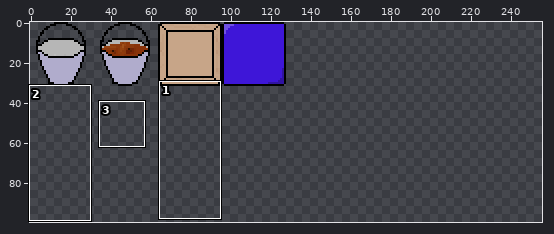
Sprite sheet -- assets/sprites/sheet.png. The picture above shows the old version from afar; the outline marks the close-up.
Close-up. First the earlier version:
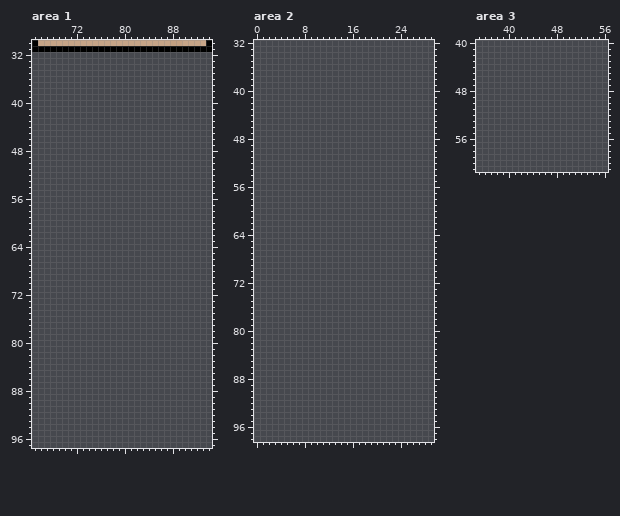
The file is 256x256 pixels. Colours within 5 levels of each other are drawn and written as one. Shown: area 1: x 65..94, y 30..97; area 2: x 0..29, y 32..98; area 3: x 35..56, y 40..61. The wide view leaves out empty margins. The commit also changed other parts of the picture, which this record leaves out.
And afterwards:
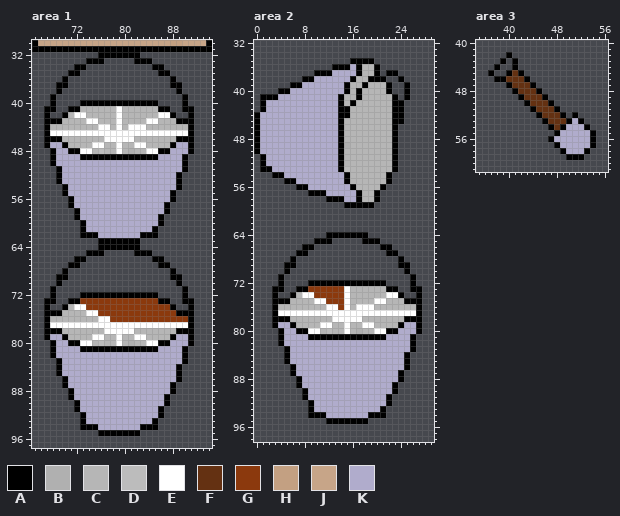
Palette (. is transparent): A #000000  B #b0b0b0  C #b6b6b6  D #bcbcbc  E #ffffff  F #643112  G #8b390d  H #c3a082  J #c7a588  K #b0accc
Changes in this commit:
Changed rows in their new state; - is an unchanged pixel.
Area 1:
first column x 67:
32 ---------AAAAAAA---------
33 -------AAA-----AAA-------
34 -----AA-----------AA-----
35 ----AA-------------AA----
36 ---A-----------------A---
37 --AA-----------------AA--
38 --A-------------------A--
39 -A---------------------A-
40 -A----AAAAAAAAAAAAA----A-
41 AA--AACCCCCCECCCCCCAA--AA
42 A--ACEECCCCCECCCCCCEEA--A
43 AAACCCCEECCCECCCCEECCCAAA
44 ACCCCCCCCEECECEEECCCCCCCA
45 AEEEEEEEEEEEEEEEEEEEEEEEA
46 AAACCCCCCCEEEEECCCCCCCAAA
47 AKKACCCCEECCECCEECCCCAKKA
48 -AKKAAEECDCCECBCCEEAAKKKA
49 -AKKKKAAAAAAAAAAAAAKKKKA-
50 -AKKKKKKKKKKKKKKKKKKKKKA-
51 --AKKKKKKKKKKKKKKKKKKKKA-
52 --AKKKKKKKKKKKKKKKKKKKA--
53 --AKKKKKKKKKKKKKKKKKKKA--
54 ---AKKKKKKKKKKKKKKKKKKA--
55 ---AKKKKKKKKKKKKKKKKKA---
56 ----AKKKKKKKKKKKKKKKKA---
57 ----AKKKKKKKKKKKKKKKA----
58 -----AKKKKKKKKKKKKKKA----
59 -----AKKKKKKKKKKKKKA-----
60 ------AKKKKKKKKKKKKA-----
61 ------AKKKKKKKKKKKA------
62 ------AAAKKKKKKKAAA------
63 ---------AAAAAAA---------
64 ---------AAAAAAA---------
65 -------AAA-----AAA-------
66 -----AA-----------AA-----
67 ----AA-------------AA----
68 ---A-----------------A---
69 --AA-----------------AA--
70 --A-------------------A--
71 -A---------------------A-
72 -A----AAAAAAAAAAAAA----A-
73 AA--AAGGGGGGGGGGGGGAA--AA
74 A--ACEEGGGGGGGGGGGGGGA--A
75 AAACCCCEEGGGGGGGGGGGGGAAA
76 ACCCCCCCCEEGGGGGGGGGGGGGA
77 AEEEEEEEEEEEEEEEEEEEEEEEA
78 AAACCCCCCCEEEEECCCCCCCAAA
79 AKKACCCCEECCECCEECCCCAKKA
80 -AKKAAEECDCCECBCCEEAAKKKA
81 -AKKKKAAAAAAAAAAAAAKKKKA-
82 -AKKKKKKKKKKKKKKKKKKKKKA-
83 --AKKKKKKKKKKKKKKKKKKKKA-
84 --AKKKKKKKKKKKKKKKKKKKA--
85 --AKKKKKKKKKKKKKKKKKKKA--
86 ---AKKKKKKKKKKKKKKKKKKA--
87 ---AKKKKKKKKKKKKKKKKKA---
88 ----AKKKKKKKKKKKKKKKKA---
89 ----AKKKKKKKKKKKKKKKA----
90 -----AKKKKKKKKKKKKKKA----
91 -----AKKKKKKKKKKKKKA-----
92 ------AKKKKKKKKKKKKA-----
93 ------AKKKKKKKKKKKA------
94 ------AAAKKKKKKKAAA------
95 ---------AAAAAAA---------
Area 2:
first column x 0:
35 ----------------AAAA------
36 -------------AAAKACCA-----
37 ----------AAAKKKKACCA-AA--
38 --------AAKKKKKKACCAAA--A-
39 ------AAKKKKKKKACCACCCA--A
40 ----AAKKKKKKKKKACACCCCA--A
41 -AAAKKKKKKKKKKACCACCCCCA-A
42 -AKKKKKKKKKKKKACACCCCCCAA-
43 -AKKKKKKKKKKKKAACCCCCCCAA-
44 AKKKKKKKKKKKKKAACCCCCCCAA-
45 AKKKKKKKKKKKKKACCCCCCCCAA-
46 AKKKKKKKKKKKKKACCCCCCCCA--
47 AKKKKKKKKKKKKKACCCCCCCCA--
48 AKKKKKKKKKKKKKACCCCCCCCA--
49 AKKKKKKKKKKKKKABCCCCCCCA--
50 AKKKKKKKKKKKKKACCCCCCCCA--
51 -AKKKKKKKKKKKKACCCCCCCCA--
52 -AKKKKKKKKKKKKACCCCCCCCA--
53 -AAKKKKKKKKKKKADCCCCCCCA--
54 ---AAKKKKKKKKKKACCCCCCA---
55 -----AAKKKKKKKKACCCCCCA---
56 -------AAKKKKKKKACCCCA----
57 ---------AAAKKKKKACCA-----
58 ------------AAAKKACCA-----
59 ---------------AAAAA------
first column x 3:
64 ---------AAAAAAA---------
65 -------AAA-----AAA-------
66 -----AA-----------AA-----
67 ----AA-------------AA----
68 ---A-----------------A---
69 --AA-----------------AA--
70 --A-------------------A--
71 -A---------------------A-
72 -A----AAAAAAAAAAAAA----A-
73 AA--AAGGGGGGECCCCCCAA--AA
74 A--ACEEGGGGGECCCCCCEEA--A
75 AAACCCCEEGGGECCCCEECCCAAA
76 ACCCCCCCCEEGECEEECCCCCCCA
77 AEEEEEEEEEEEEEEEEEEEEEEEA
78 AAACCCCCCCEEEEECCCCCCCAAA
79 AKKACCCCEECCECCEECCCCAKKA
80 -AKKAAEECDCCECBCCEEAAKKKA
81 -AKKKKAAAAAAAAAAAAAKKKKA-
82 -AKKKKKKKKKKKKKKKKKKKKKA-
83 --AKKKKKKKKKKKKKKKKKKKKA-
84 --AKKKKKKKKKKKKKKKKKKKA--
85 --AKKKKKKKKKKKKKKKKKKKA--
86 ---AKKKKKKKKKKKKKKKKKKA--
87 ---AKKKKKKKKKKKKKKKKKA---
88 ----AKKKKKKKKKKKKKKKKA---
89 ----AKKKKKKKKKKKKKKKA----
90 -----AKKKKKKKKKKKKKKA----
91 -----AKKKKKKKKKKKKKA-----
92 ------AKKKKKKKKKKKKA-----
93 ------AKKKKKKKKKKKA------
94 ------AAAKKKKKKKAAA------
95 ---------AAAAAAA---------
Area 3:
first column x 37:
42 ---A--------------
43 --A-A-------------
44 -A--A-------------
45 A--AFA------------
46 -AAFFFA-----------
47 ---AFFFA----------
48 ----AFFFA---------
49 -----AFFFA--------
50 ------AFFFA-------
51 -------AFFFA------
52 --------AFFFA-A---
53 ---------AFFFAKA--
54 ----------AFAKKKA-
55 -----------AKKKKKA
56 ----------AKKKKKKA
57 -----------AKKKKKA
58 ------------AKKKA-
59 -------------AAA--
Pixel boxes of the changes (left, top, right, bottom) in both close-ups:
added: (44, 52, 194, 436)
added: (254, 58, 422, 424)
added: (488, 52, 596, 160)
